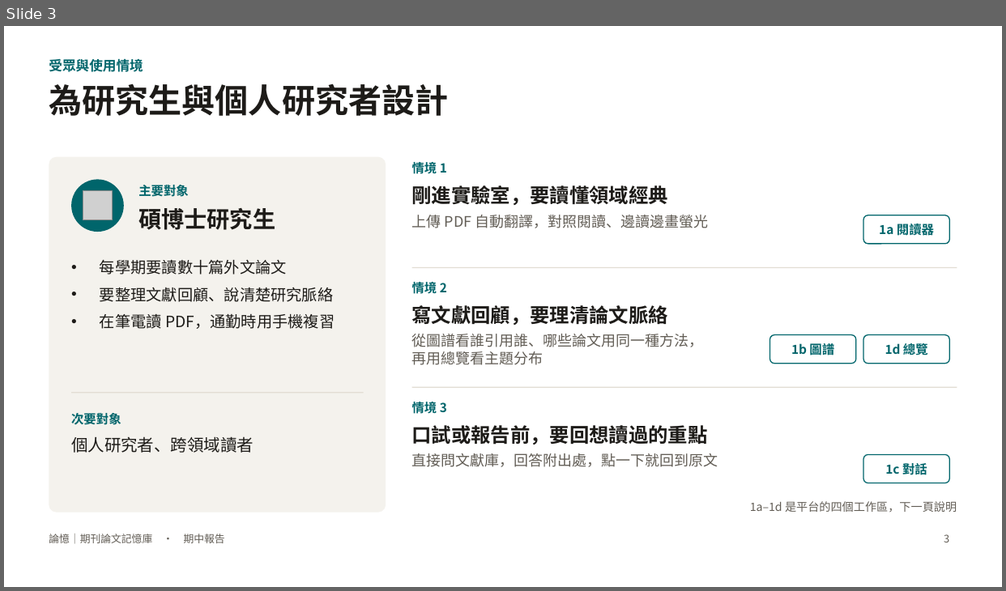
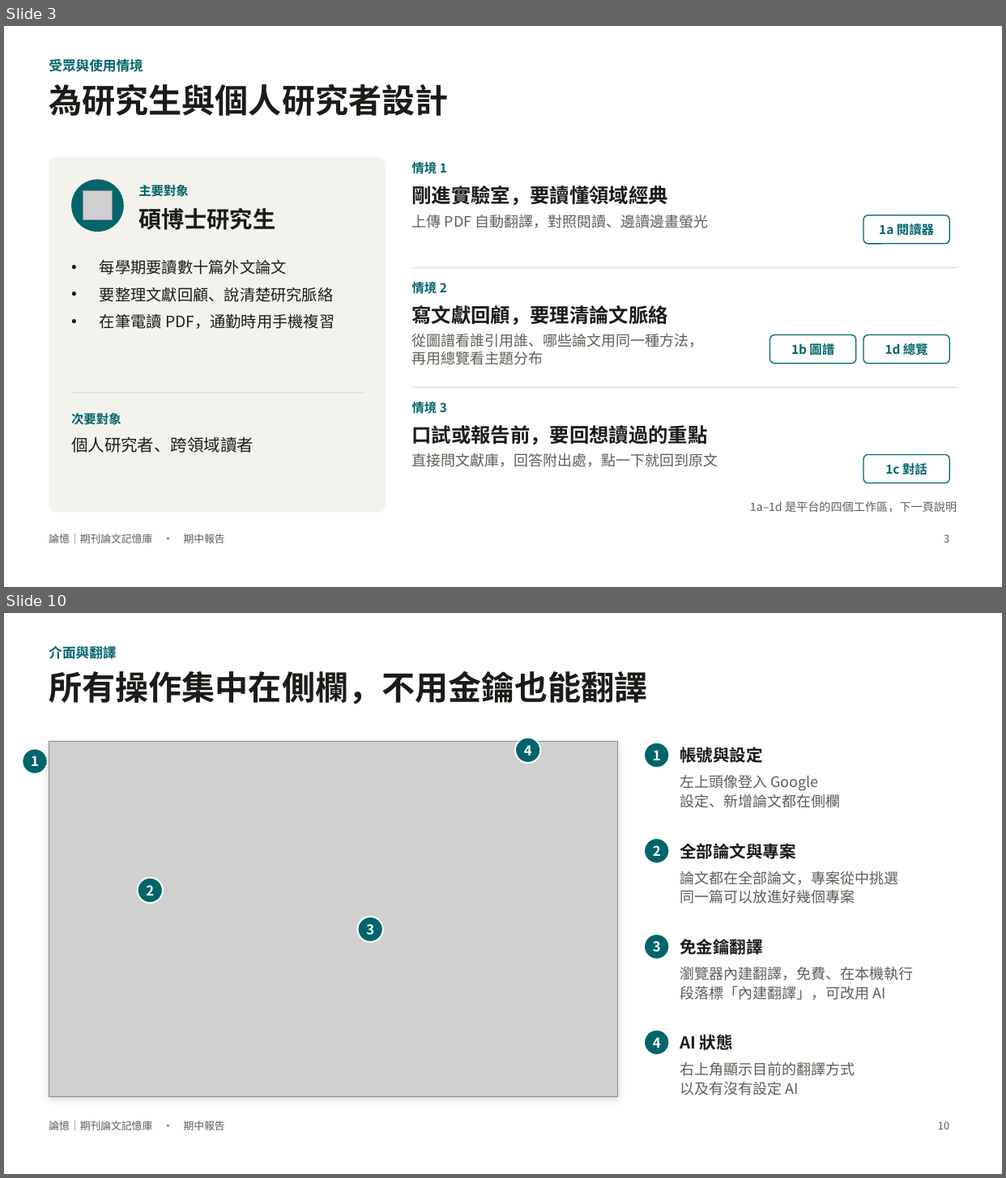
Before and after one commit to charleslin2003-prog/Journal-Article-Memory-Tool, a slide deck: docs/期中報告_論憶.pptx. Shown one above the other, each under a label of ours: slide 3 before the commit, slides 3 and 10 after it; the slides between them are not shown. The pictures are 1006x591 and 1006x1178 pixels, drawn with LibreOffice and Linux fonts; fonts in the diff are those of the drawing; grey boxes stand for pictures. Boxes give left, top, right and bottom in pixels: in the first picture for what was removed or moved away, otherwise in the second. Text is boxed around its words. In the diff, an @@ line names an element or a change of style, - is before the commit and + after.

```diff
--- a/docs/期中報告_論憶.pptx
+++ b/docs/期中報告_論憶.pptx
@@ slide 10 added at (x1=4, y1=613, x2=1002, y2=1174), background #FFFFFF; not listed: 1 template element that a slide beside it also shows @@
@@ text added at (x1=49, y1=644, x2=116, y2=662), 13 pt, text #00656B, bold @@
+介面與翻譯
@@ title added at (x1=49, y1=671, x2=647, y2=705), 32 pt, text #1D1B18, bold @@
+所有操作集中在側欄，不用金鑰也能翻譯
@@ ellipse added at (x1=22, y1=748, x2=48, y2=774), fill #00656B, outline #FFFFFF 1.5 pt @@
@@ text added at (x1=31, y1=756, x2=39, y2=766), 13 pt, text #FFFFFF, bold @@
+1
@@ rectangle added at (x1=49, y1=742, x2=618, y2=1097), fill #FFFFFF, outline #E2DDD3 0.75 pt @@
@@ picture added at (x1=49, y1=742, x2=618, y2=1097) @@
@@ ellipse added at (x1=515, y1=737, x2=541, y2=763), fill #00656B, outline #FFFFFF 1.5 pt @@
@@ text added at (x1=524, y1=745, x2=532, y2=756), 13 pt, text #FFFFFF, bold @@
+4
@@ ellipse added at (x1=644, y1=743, x2=670, y2=768), fill #00656B, outline #FFFFFF 1.5 pt @@
@@ text added at (x1=653, y1=750, x2=661, y2=760), 13 pt, text #FFFFFF, bold @@
+1
@@ text added at (x1=680, y1=747, x2=762, y2=763), 16 pt, text #1D1B18, bold @@
+帳號與設定
@@ text added at (x1=680, y1=775, x2=840, y2=808), 14 pt, text #625D55 @@
+左上頭像登入 Google
+設定、新增論文都在側欄
@@ ellipse added at (x1=644, y1=838, x2=670, y2=864), fill #00656B, outline #FFFFFF 1.5 pt @@
@@ text added at (x1=653, y1=845, x2=661, y2=856), 13 pt, text #FFFFFF, bold @@
+2
@@ text added at (x1=680, y1=843, x2=795, y2=859), 16 pt, text #1D1B18, bold @@
+全部論文與專案
@@ ellipse added at (x1=138, y1=878, x2=163, y2=904), fill #00656B, outline #FFFFFF 1.5 pt @@
@@ text added at (x1=680, y1=871, x2=898, y2=904), 14 pt, text #625D55 @@
+論文都在全部論文，專案從中挑選
+同一篇可以放進好幾個專案
@@ text added at (x1=146, y1=885, x2=154, y2=896), 13 pt, text #FFFFFF, bold @@
+2
@@ ellipse added at (x1=357, y1=917, x2=383, y2=943), fill #00656B, outline #FFFFFF 1.5 pt @@
@@ text added at (x1=366, y1=924, x2=374, y2=935), 13 pt, text #FFFFFF, bold @@
+3
@@ ellipse added at (x1=644, y1=934, x2=670, y2=960), fill #00656B, outline #FFFFFF 1.5 pt @@
@@ text added at (x1=653, y1=941, x2=661, y2=952), 13 pt, text #FFFFFF, bold @@
+3
@@ text added at (x1=680, y1=936, x2=762, y2=957), 16 pt, text #1D1B18, bold @@
+免金鑰翻譯
@@ text added at (x1=680, y1=967, x2=913, y2=1000), 14 pt, text #625D55 @@
+瀏覽器內建翻譯，免費、在本機執行
+段落標「內建翻譯」，可改用 AI
@@ ellipse added at (x1=644, y1=1030, x2=670, y2=1055), fill #00656B, outline #FFFFFF 1.5 pt @@
@@ text added at (x1=653, y1=1037, x2=661, y2=1048), 13 pt, text #FFFFFF, bold @@
+4
@@ text added at (x1=680, y1=1034, x2=733, y2=1050), 16 pt, text #1D1B18, bold @@
+AI 狀態
@@ text added at (x1=680, y1=1063, x2=854, y2=1096), 14 pt, text #625D55 @@
+右上角顯示目前的翻譯方式
+以及有沒有設定 AI
@@ page number added at (x1=938, y1=1122, x2=949, y2=1130), 10 pt, text #625D55 @@
+10
```
Also in this commit, not shown: 11 slides changed, 2 other slides added, 14 other files.
